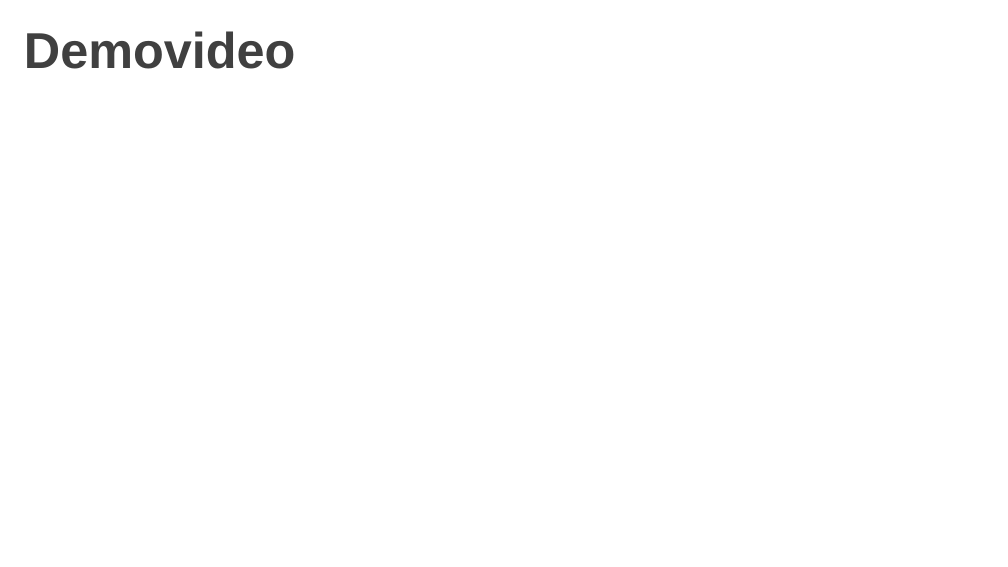
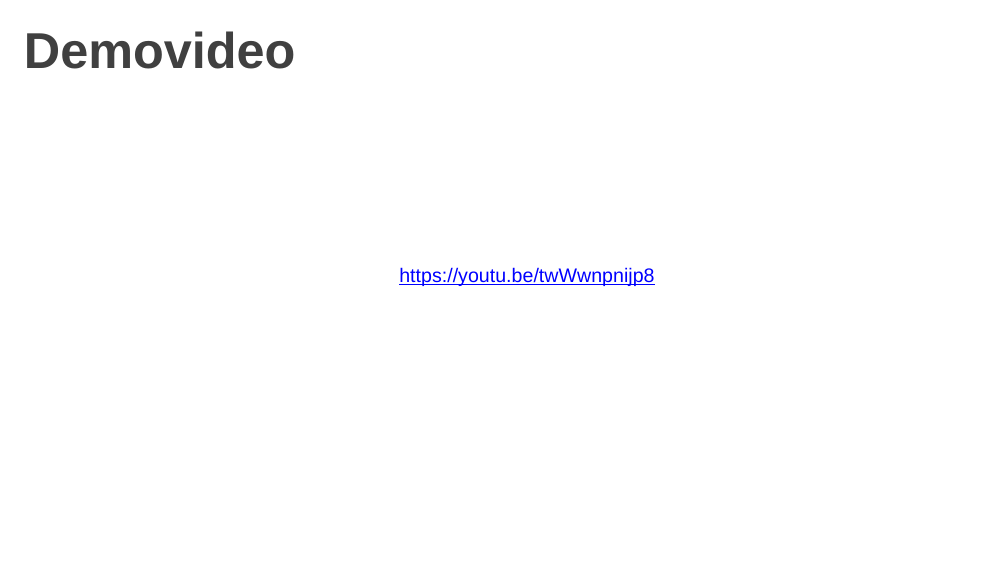
Before and after one commit to Mosman97/SE-Einkaufsplanungs-Application, a slide deck: slide 5 of EinkaufsplanerProjekt.pptx. Drawn at 1008x567 pixels with LibreOffice and Linux fonts; fonts in the diff are those of the drawing; background and template pictures are left out. Boxes give left, top, right and bottom in pixels: in the first picture for what was removed or moved away, otherwise in the second. Text is boxed around its words. In the diff, an @@ line names an element or a change of style, - is before the commit and + after.

Commit message:
Bericht und PPT nochmal überarbeitet

```diff
--- a/EinkaufsplanerProjekt.pptx
+++ b/EinkaufsplanerProjekt.pptx
@@ text added at [399,267,654,286], 14 pt, text #0000FF, underline @@
+https://youtu.be/twWwnpnijp8
```
Also in this commit, not shown: 1 other file.
